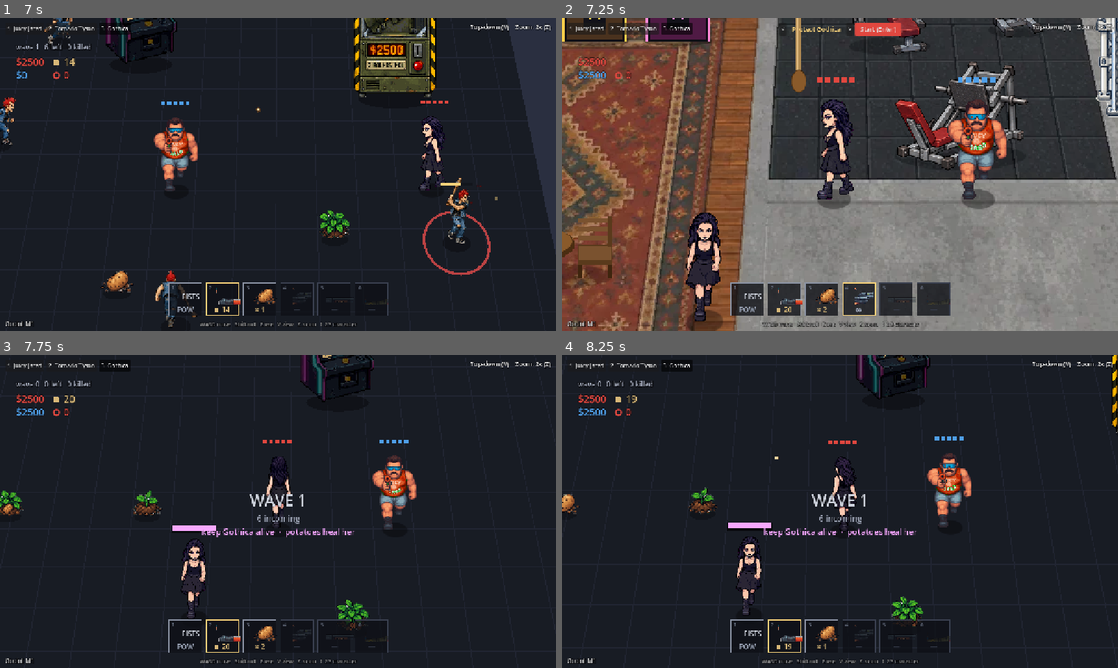
Above: before the commit, frames 1-4 (two rows, left to right).
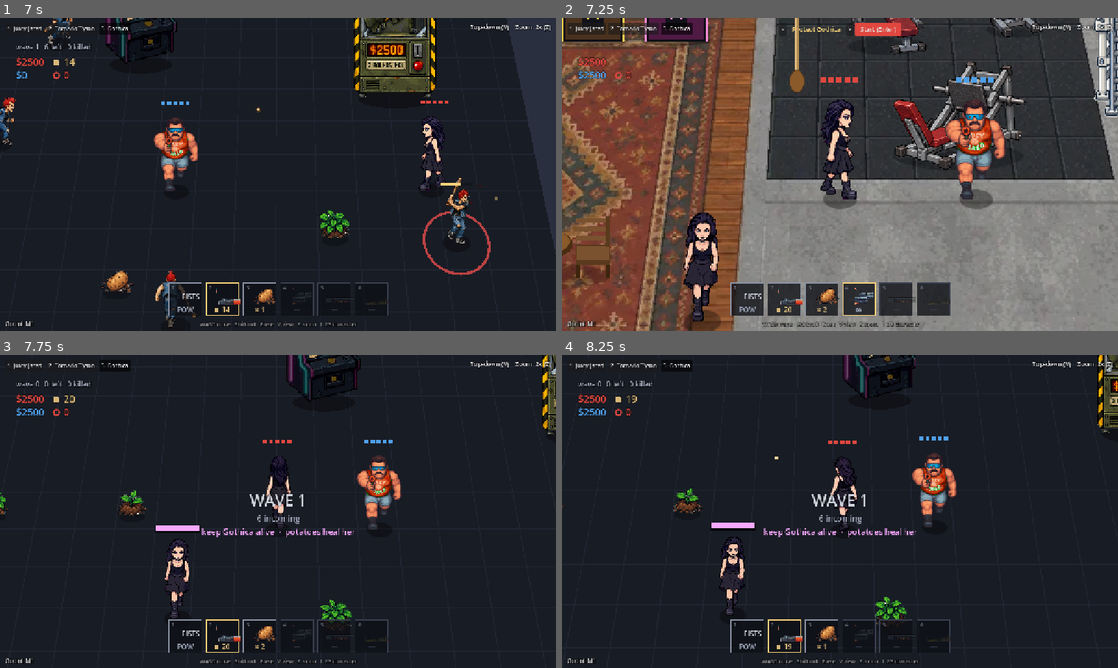
Above: after the commit, the same moments.

Repository: eflare17/Smashed-tv
Game: Godot game, scene res://test/combat/carry_test.tscn
Same seed, same stepped clock (60 frames per second), same inputs: the game is played once before the commit and once after it. This scene is started directly instead of the project's main scene.
Inputs (mouse positions are in pixels of both pictures, inside the frame that each line leads up to):
- Up to frame 1 (7 s): click "Start (Enter)" at 0.5 s; click "1 Juicy Jared" at 1.25 s; click "2 Tornado Tyson" at 2 s; click "3 Gothica" at 2.75 s; tap Enter (start_run) at 3.5, 3.8, 5.3, 6.8 s; move the mouse to (400, 158) at 3.52 s; hold D (move_right) 3.53-4.25 s; hold Shift (roll) 3.53-4.25 s; click (400, 158) at 3.67 s; tap Space at 3.77, 6.77 s; drag from (166, 190) to (250, 237) at 4.27 s; move the mouse to (333, 105) at 5.02 s; hold D (move_right) 5.03-5.75 s; hold P (add_player) 5.03-5.75 s; click (333, 105) at 5.17 s; drag from (250, 237) to (111, 127) at 5.77 s; move the mouse to (444, 221) at 6.52 s; hold A (move_left) from 6.53 s (still down); hold E (interact) from 6.53 s (still down); click (444, 221) at 6.67 s
- Up to frame 2 (7.25 s): keep holding A (move_left); keep holding E (interact); tap R (restart) at 7.15 s
- Up to frame 3 (7.75 s): release A (move_left) at 7.25 s; release E (interact) at 7.25 s; click "Start (Enter)" at 7.25 s
- Up to frame 4 (8.25 s): drag from (673, 464) to (756, 433) at 8.02 s

Frame 1 is identical in both runs. In frame 2, 14% of the frame differs, in the area x 0-100%, y 0-100%; in frame 3, 4.8%; in frame 4, 4.9%.
Error in both runs: Invalid access to property or key 'x' on a base object of type 'Nil'. (res://test/combat/carry_test.gd:47)

Commit message:
Fighting: restart lets the pointer go; click the game-over words to restart
Co-Authored-By: Claude Opus 5.5 <noreply@anthropic.com>
Claude-Session: https://claude.ai/code/session_01Ly2D1peU8QYdXb4hDvitVZ

Diff:
--- a/godot/scripts/combat/fight.gd
+++ b/godot/scripts/combat/fight.gd
@@ -328,6 +328,10 @@
 		saved_char = player.char_id
 	saved_mode = mode
 	Sfx.stop_whistle()
+	if Input.mouse_mode == Input.MOUSE_MODE_CAPTURED:
+		Input.mouse_mode = Input.MOUSE_MODE_VISIBLE
+	for a in ["move_left", "move_right", "move_up", "move_down", "roll"]:
+		Input.action_release(a)
 	get_tree().call_deferred("reload_current_scene")
 
 func step_mode(d: int) -> void:
@@ -360,6 +364,11 @@
 		if event.device == InputEvent.DEVICE_ID_EMULATION:
 			return
 		if sim.over:
+			# a click on the game-over words restarts (|x - 430| < 220, |y - 260| < 60 on the HTML canvas)
+			var k := get_viewport().get_visible_rect().size.y / 520.0
+			var c := get_viewport().get_visible_rect().size / 2.0
+			if absf(event.position.x - c.x) < 220.0 * k and absf(event.position.y - 260.0 * k) < 60.0 * k:
+				restart()
 			return
 		_fire_mouse = true
 	if event.is_action_pressed("start_run") and not event.is_echo():
@@ -653,6 +662,8 @@
 			p2.global_position = GameData.world_to_3d(f2.x, f2.y, 0.0)
 			p2.facing = sim.facing_vec(f2)
 	_drain()
+	if sim.over and Input.mouse_mode == Input.MOUSE_MODE_CAPTURED:
+		Input.mouse_mode = Input.MOUSE_MODE_VISIBLE      # let the pointer go for the game-over screen
 	_update_sprite()
 	if p2:
 		_update_sprite_of(p2, f2)
